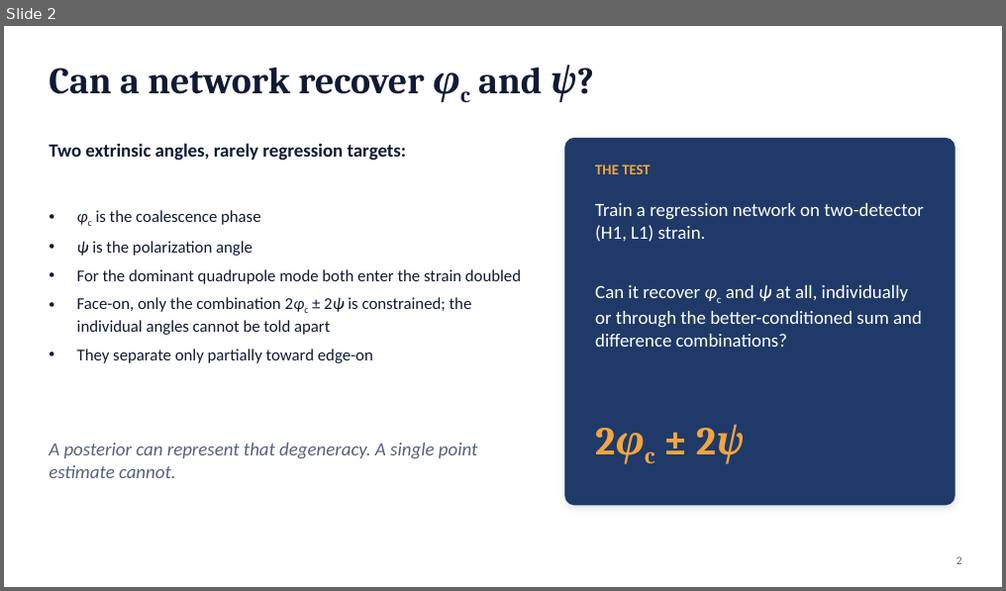
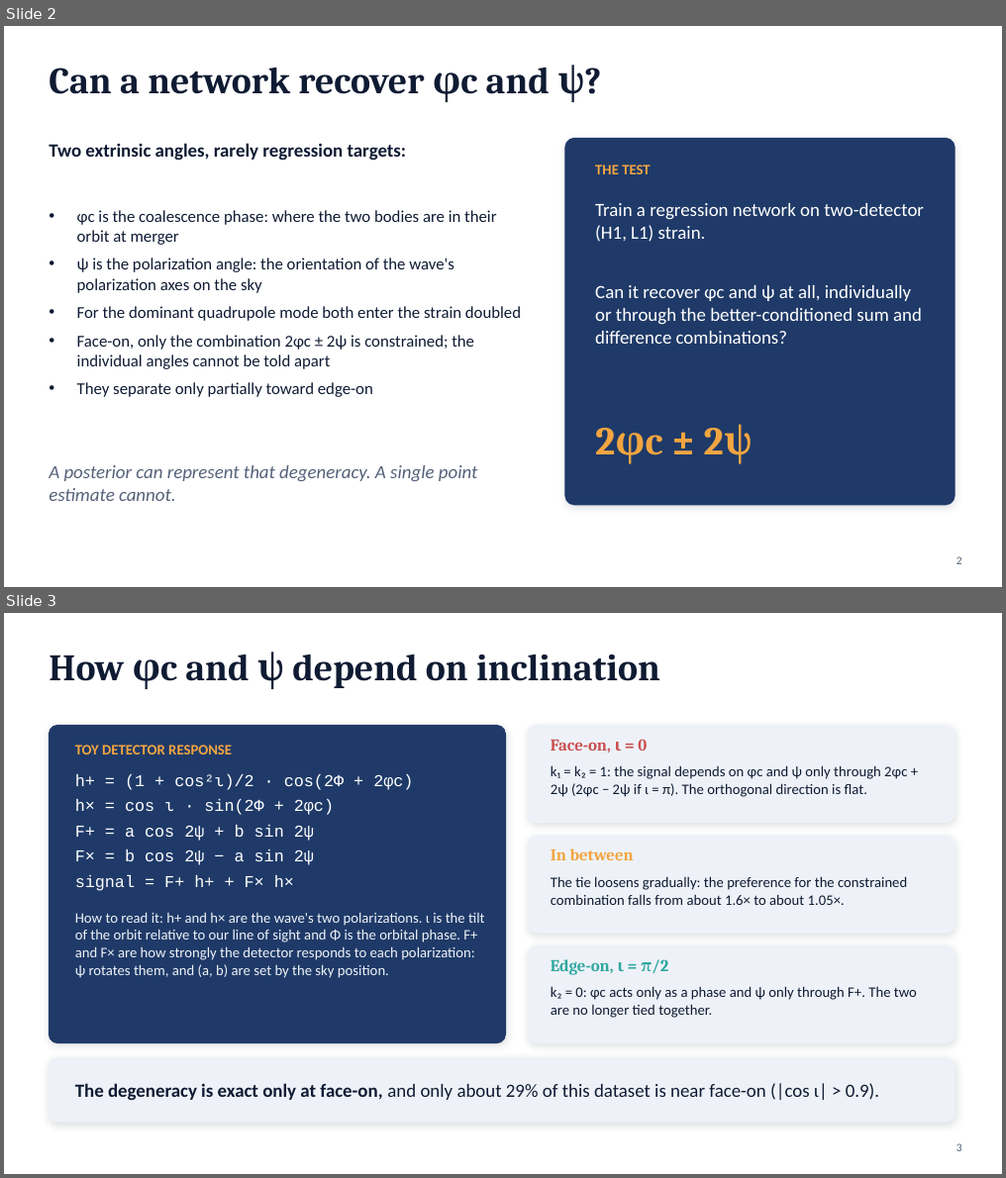
Before and after one commit to syedalimohsinbukhari/ml_practice_v2, a slide deck: experiments/phic_psi_poc-redo/phic_psi_presentation.pptx. Shown one above the other, each under a label of ours: slide 2 before the commit, slides 2 and 3 after it. The pictures are 1006x591 and 1006x1178 pixels, drawn with LibreOffice and Linux fonts; fonts in the diff are those of the drawing. Boxes give left, top, right and bottom in pixels: in the first picture for what was removed or moved away, otherwise in the second. Text is boxed around its words. In the diff, an @@ line names an element or a change of style, - is before the commit and + after.

```diff
--- a/experiments/phic_psi_poc-redo/phic_psi_presentation.pptx
+++ b/experiments/phic_psi_poc-redo/phic_psi_presentation.pptx
@@ slide 3 added at bbox=[4, 613, 1002, 1174], background #FFFFFF @@
@@ title added at bbox=[49, 652, 660, 689], 36 pt, text #0F1B33, bold @@
+How φc and ψ depend on inclination
@@ rounded rectangle added at bbox=[49, 725, 506, 1044], fill #1F3A68, outline #1F3A68 1 pt @@
@@ rounded rectangle added at bbox=[528, 725, 954, 823], fill #EEF2F8, outline #EEF2F8 1 pt @@
@@ text added at bbox=[75, 745, 232, 755], 14 pt, text #F2A541, bold @@
+TOY DETECTOR RESPONSE
@@ text added at bbox=[550, 739, 647, 753], 16 pt, text #C94F4F, bold @@
+Face-on, ι = 0
@@ text added at bbox=[75, 774, 413, 891], 16 pt, text #FFFFFF @@
+h+ = (1 + cos²ι)/2 · cos(2Φ + 2φc)
+h× = cos ι · sin(2Φ + 2φc)
+F+ = a cos 2ψ + b sin 2ψ
+F× = b cos 2ψ − a sin 2ψ
+signal = F+ h+ + F× h×
@@ text added at bbox=[550, 765, 907, 797], 14 pt, text #0F1B33 @@
+k₁ = k₂ = 1: the signal depends on φc and ψ only through 2φc + 2ψ (2φc − 2ψ if ι = π). The orthogonal direction is flat.
@@ rounded rectangle added at bbox=[528, 836, 954, 934], fill #EEF2F8, outline #EEF2F8 1 pt @@
@@ text added at bbox=[550, 849, 634, 861], 16 pt, text #F2A541, bold @@
+In between
@@ text added at bbox=[550, 876, 907, 905], 14 pt, text #0F1B33 @@
+The tie loosens gradually: the preference for the constrained combination falls from about 1.6× to about 1.05×.
@@ text added at bbox=[75, 912, 484, 978], 14 pt, text #EEF2F8 @@
+How to read it: h+ and h× are the wave's two polarizations. ι is the tilt of the orbit relative to our line of sight and Φ is the orbital phase. F+ and F× are how strongly the detector responds to each polarization: ψ rotates them, and (a, b) are set by the sky position.
@@ rounded rectangle added at bbox=[528, 947, 954, 1044], fill #EEF2F8, outline #EEF2F8 1 pt @@
@@ text added at bbox=[550, 959, 668, 975], 16 pt, text #2EA7A0, bold @@
+Edge-on, ι = π/2
@@ text added at bbox=[550, 986, 917, 1018], 14 pt, text #0F1B33 @@
+k₂ = 0: φc acts only as a phase and ψ only through F+. The two are no longer tied together.
@@ rounded rectangle added at bbox=[49, 1059, 954, 1122], fill #EEF2F8, outline #EEF2F8 1 pt @@
@@ text added at bbox=[75, 1083, 879, 1100], 18 pt, text #0F1B33 @@
+The degeneracy is exact only at face-on, and only about 29% of this dataset is near face-on (|cos ι| > 0.9).
@@ page number added at bbox=[956, 1144, 962, 1152], 11 pt, text #55627A @@
+3
@@ slide 2 changed as well @@
@@ title "Can a network recover φc ..." at bbox=[49, 65, 584, 102]: now on the baseline in "φc"; italic off in "φc ψ?" @@
@@ text at bbox=[77, 210, 496, 293]: text changed @@
-• φc is the coalescence phase
-• ψ is the polarization angle
+• φc is the coalescence phase: where the two bodies are in their orbit at merger
+• ψ is the polarization angle: the orientation of the wave's polarization axes on the sky
@@ text "Can it recover φc and ..." at bbox=[595, 285, 922, 344]: now on the baseline in "φc"; italic off in "φc ψ" @@
@@ text at bbox=[77, 335, 474, 370]: now on the baseline in "2φc"; italic off in "2φc 2ψ" @@
@@ text "2φc ± 2ψ" at bbox=[595, 415, 925, 475]: now on the baseline in "2φc"; italic off in "2φc 2ψ" @@
@@ text "A posterior can represent that ...": place and size @@
-text "A posterior can represent that ..." at bbox=[49, 443, 478, 478]
+text "A posterior can represent that ..." at bbox=[49, 466, 478, 501]
```
Also in this commit, not shown: 15 other slides changed, 1 other slide added, 1 slide removed, 6 other files.
